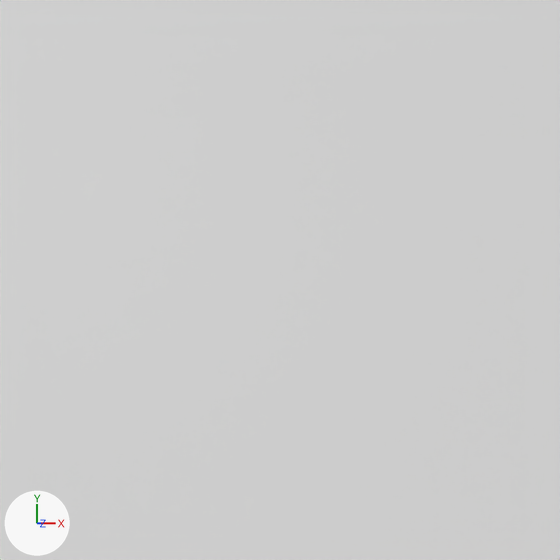
The Blender file Iluminacion.blend: old version first, new version second.
Both versions are drawn from the file's camera 'Camera'. Arrows for +X, +Y and +Z are at lower left; the lights stay in place.
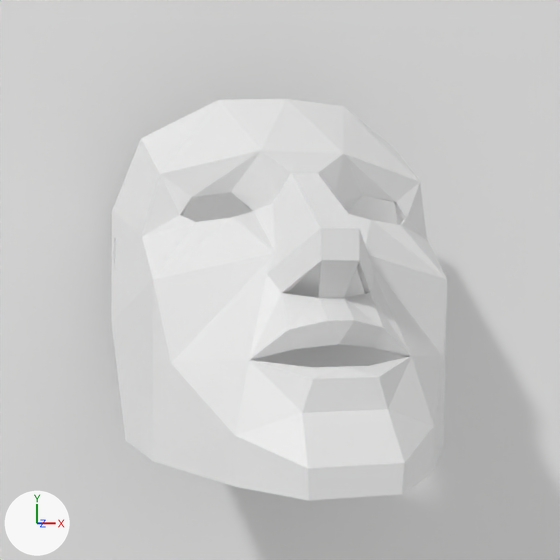
Edits to the scene script, one JSON object a line:
```json
{"op": "set", "path": "ob_low_polygon_mask_v2.location", "old": "(0.0, 0.0, 0.071)", "new": "(0.0, 0.0, 0.1)"}
{"op": "remove", "block": "ob_low_polygon_mask_v2", "code": "ob_low_polygon_mask_v2.hide_render = True"}
```

Boxes [x1, y1, x2, y2] around the edits, measured in the pictures (560 x 560 px):
```json
{"object": "low_polygon_mask_V2", "change": "shown", "after": [112, 99, 447, 500]}
```
